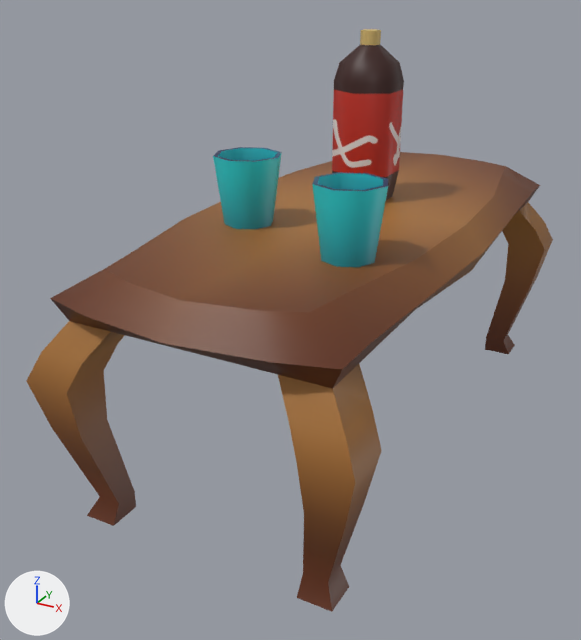
An edit to the FBX model Push-Corgi/Assets/Models/Table/SK_Table2.fbx, drawn before and after from the same camera.
Camera for both pictures: a camera (50 mm lens) standing at (0.393, -1.938, 1.246) and looking at (-0.591, -0.148, 0.352). Lighting does not change. The marker at lower left points along +X, +Y and +Z.

In view in the first picture: 'Table'.
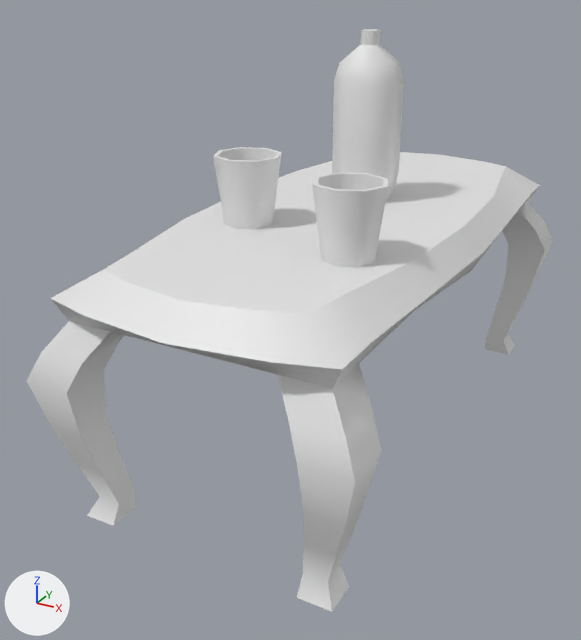
The change, as a diff of the scene's bpy script:
```diff
--- a/Push-Corgi/Assets/Models/Table/SK_Table2.fbx.py
+++ b/Push-Corgi/Assets/Models/Table/SK_Table2.fbx.py
@@ me_cube_005 @@
 me_cube_005.from_pydata(...)  # 286 vertices, 261 faces; spans x -0.41..0.41, y -0.83..0.83, z 0.0..1.09
-me_cube_005.materials.append(mat_material_001)  # picture img_atlas1_png
```

Changed parts and their boxes (x1, y1, x2, y2) in the pictures (581 x 640 px):
'Table', recoloured (brown to white): (26, 29, 553, 612) in both
